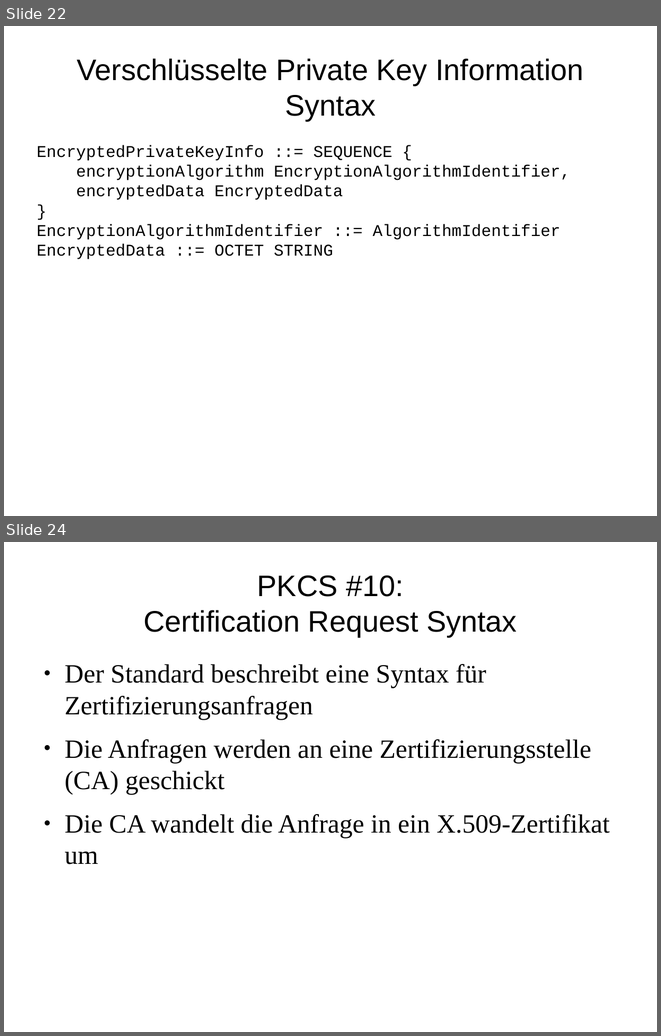
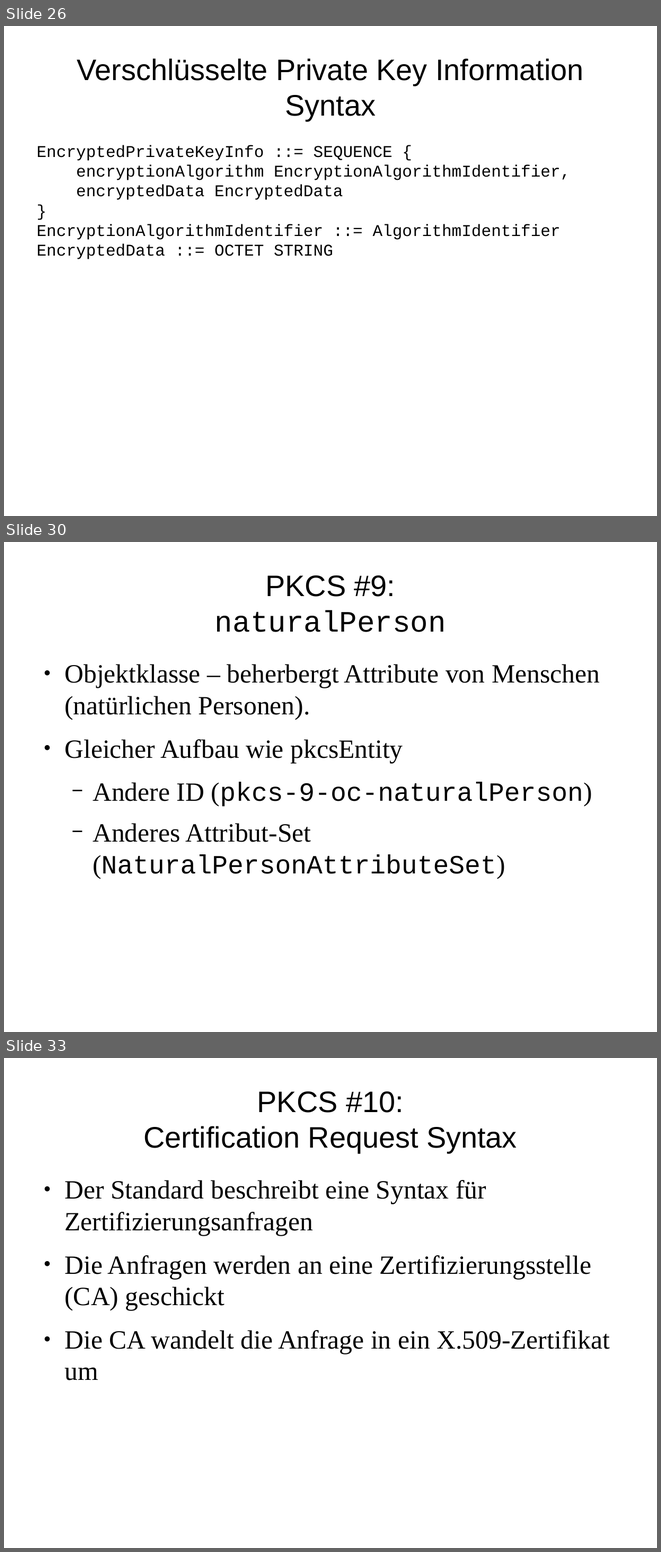
Before and after one commit to FFHS-Inf-2010-students/sa-krypt, a slide deck: pres/praesentation.odp. Shown one above the other, each under a label of ours: slides 22 and 24 before the commit, slides 26, 30 and 33 after it; the slides between them are not shown. The pictures are 661x1036 and 661x1552 pixels, drawn with LibreOffice and Linux fonts; fonts in the diff are those of the drawing. Boxes give left, top, right and bottom in pixels: in the first picture for what was removed or moved away, otherwise in the second. Text is boxed around its words. In the diff, an @@ line names an element or a change of style, - is before the commit and + after.

```diff
--- a/pres/praesentation.odp
+++ b/pres/praesentation.odp
@@ slide 30 added at box(4, 542, 657, 1032), background #FFFFFF @@
@@ title added at box(215, 575, 446, 632), 36 pt, text #000000 @@
+PKCS #9:
+naturalPerson
@@ text added at box(64, 664, 600, 879), 32 pt, text #000000 @@
+● Objektklasse – beherbergt Attribute von Menschen (natürlichen Personen).
+● Gleicher Aufbau wie pkcsEntity
+  − Andere ID (pkcs-9-oc-naturalPerson)
+  − Anderes Attribut-Set (NaturalPersonAttributeSet)
@@ what was slide 22 is now slide 26 @@
@@ what was slide 24 is now slide 33 @@
```
Also in this commit, not shown: 3 slides changed, 10 other slides added, 2 other files.
